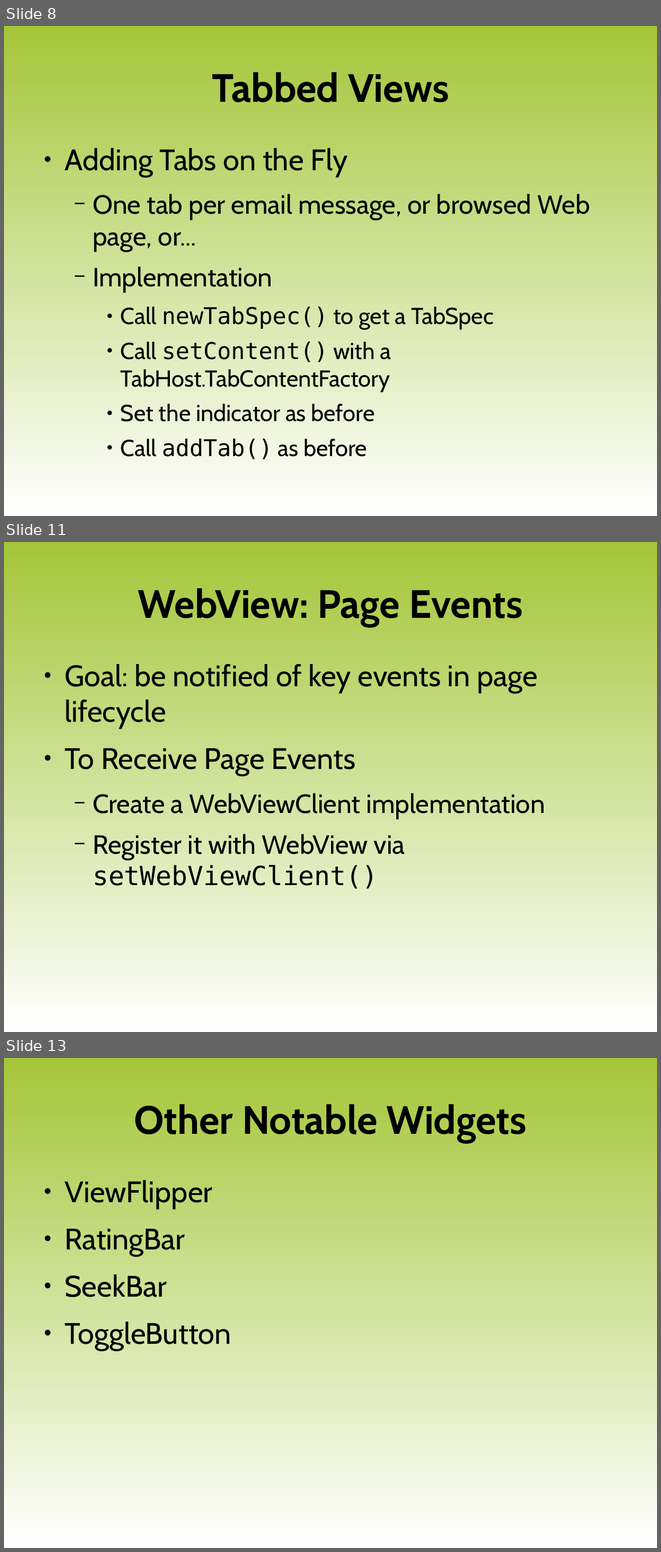
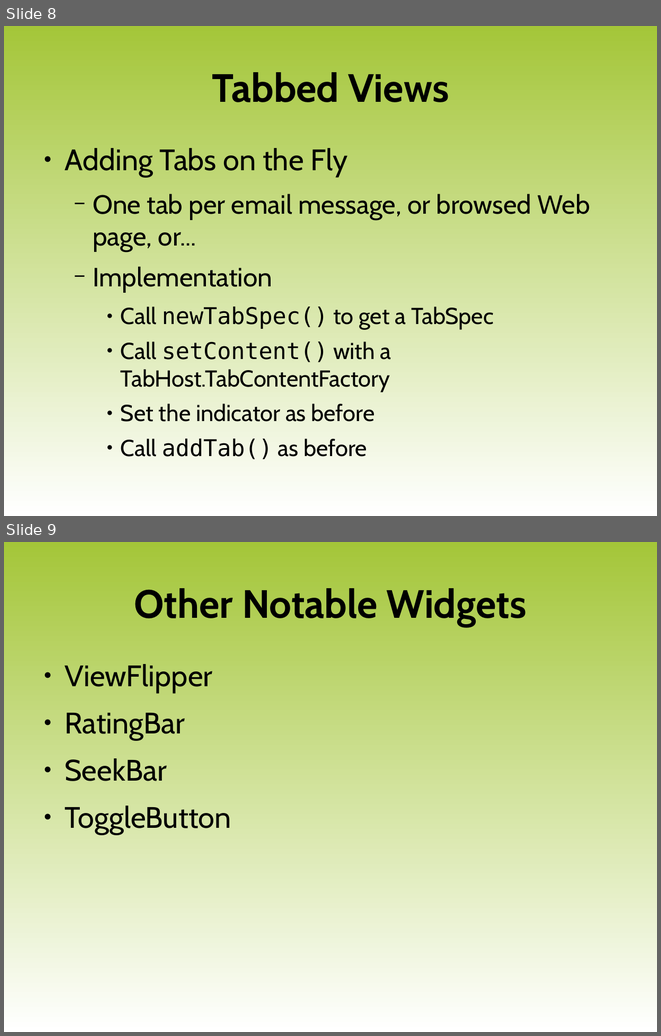
Before and after one commit to luigi-agosti/cw-courseware, a slide deck: 05-MoreWidgets.odp. Shown one above the other, each under a label of ours: slides 8, 11 and 13 before the commit, slides 8 and 9 after it; the slides between them are not shown. The pictures are 661x1552 and 661x1036 pixels, drawn with LibreOffice and Linux fonts; fonts in the diff are those of the drawing; background and template pictures are left out. Boxes give left, top, right and bottom in pixels: in the first picture for what was removed or moved away, otherwise in the second. Text is boxed around its words. In the diff, an @@ line names an element or a change of style, - is before the commit and + after.

Commit message:
removed extraneous WebView slides

```diff
--- a/05-MoreWidgets.odp
+++ b/05-MoreWidgets.odp
@@ slide 11 removed at (x1=4, y1=542, x2=657, y2=1032), background gradient #A4C639 to #FFFFFF @@
@@ title removed at (x1=138, y1=588, x2=523, y2=627) @@
-WebView: Page Events
@@ text removed at (x1=64, y1=664, x2=546, y2=889) @@
-● Goal: be notified of key events in page lifecycle
-● To Receive Page Events
-  − Create a WebViewClient implementation
-  − Register it with WebView via setWebViewClient()
@@ what was slide 13 is now slide 9 @@
```
Also in this commit, not shown: 3 other slides removed.
